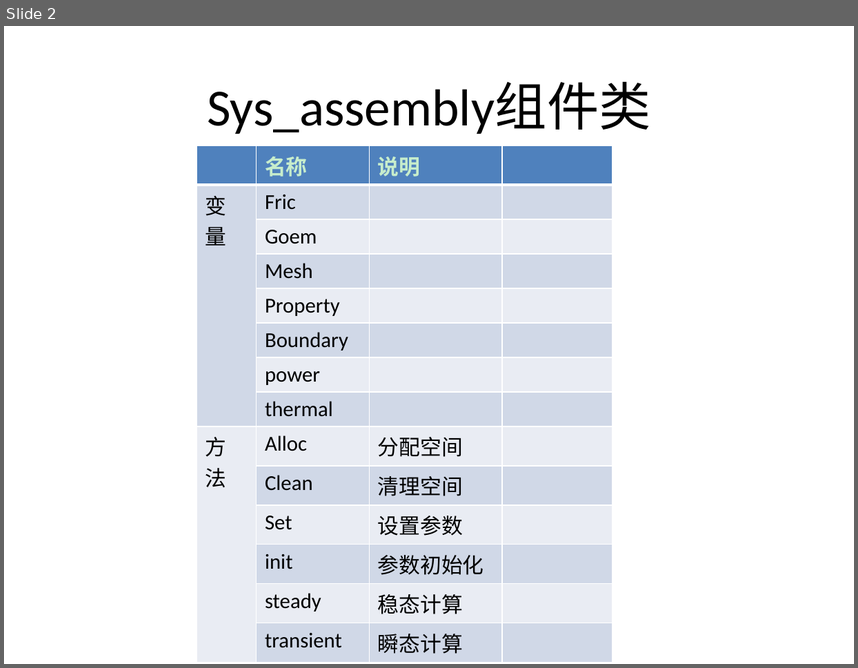
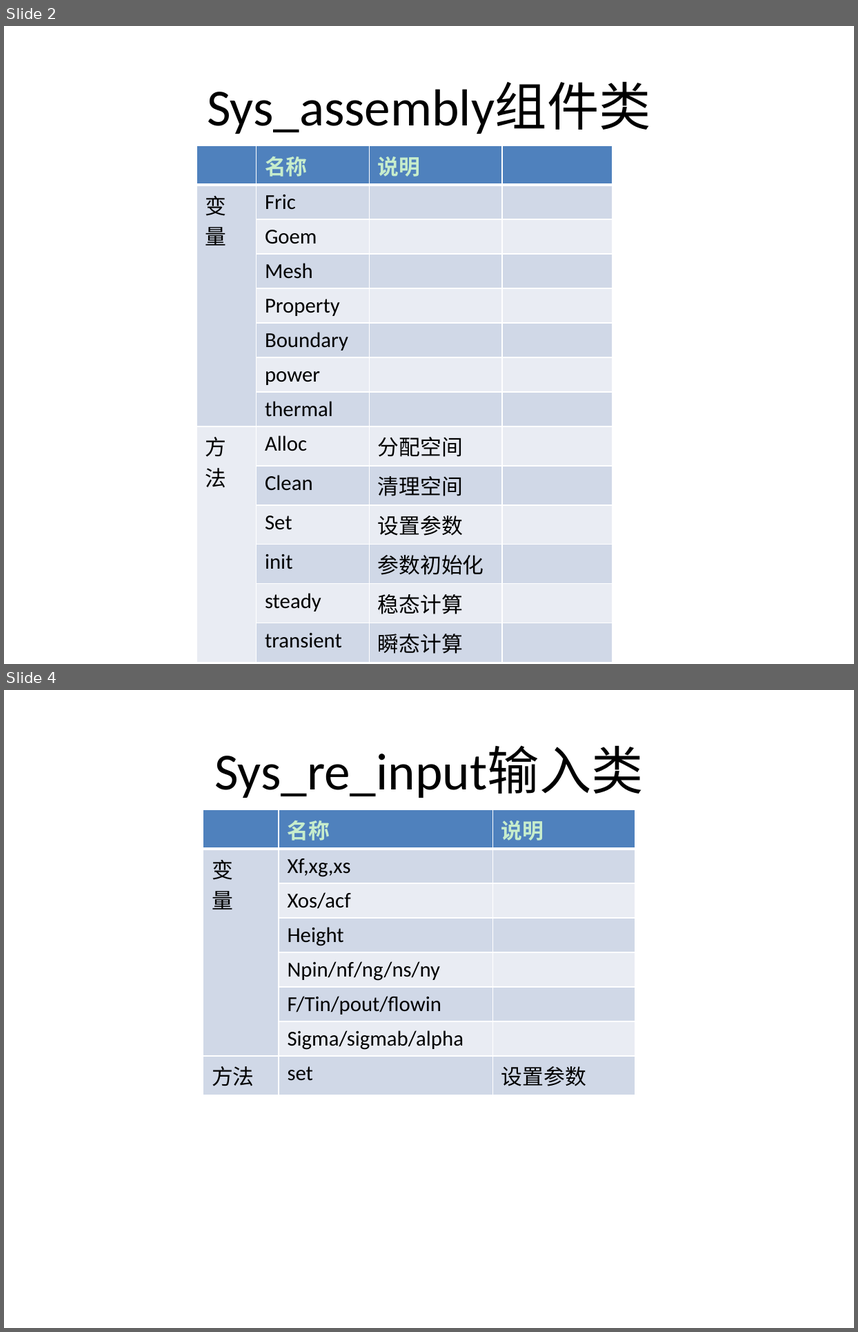
Before and after one commit to chenkangustc/assembly, a slide deck: assembly/debugassembly/程序框架.pptx. Shown one above the other, each under a label of ours: slide 2 before the commit, slides 2 and 4 after it; the slides between them are not shown. The pictures are 858x668 and 858x1332 pixels, drawn with LibreOffice and Linux fonts; fonts in the diff are those of the drawing. Boxes give left, top, right and bottom in pixels: in the first picture for what was removed or moved away, otherwise in the second. Text is boxed around its words. In the diff, an @@ line names an element or a change of style, - is before the commit and + after.

```diff
--- a/assembly/debugassembly/程序框架.pptx
+++ b/assembly/debugassembly/程序框架.pptx
@@ slide 4 added at [4,690,854,1328], background #C7EDCC @@
@@ title added at [214,746,644,798], 44 pt, text #000000 @@
+Sys_re_input输入类
@@ table added at [203,810,635,1089], 8 rows, 3 columns @@
+ | 名称 | 说明
+变 / 量 | Xf,xg,xs | 
+ | Xos/acf | 
+ | Height | 
+ | Npin/nf/ng/ns/ny | 
+ | F/Tin/pout/flowin | 
+ | Sigma/sigmab/alpha | 
+方法 | set | 设置参数
```
Also in this commit, not shown: 1 slide changed, 2 other slides added, 37 other files.
